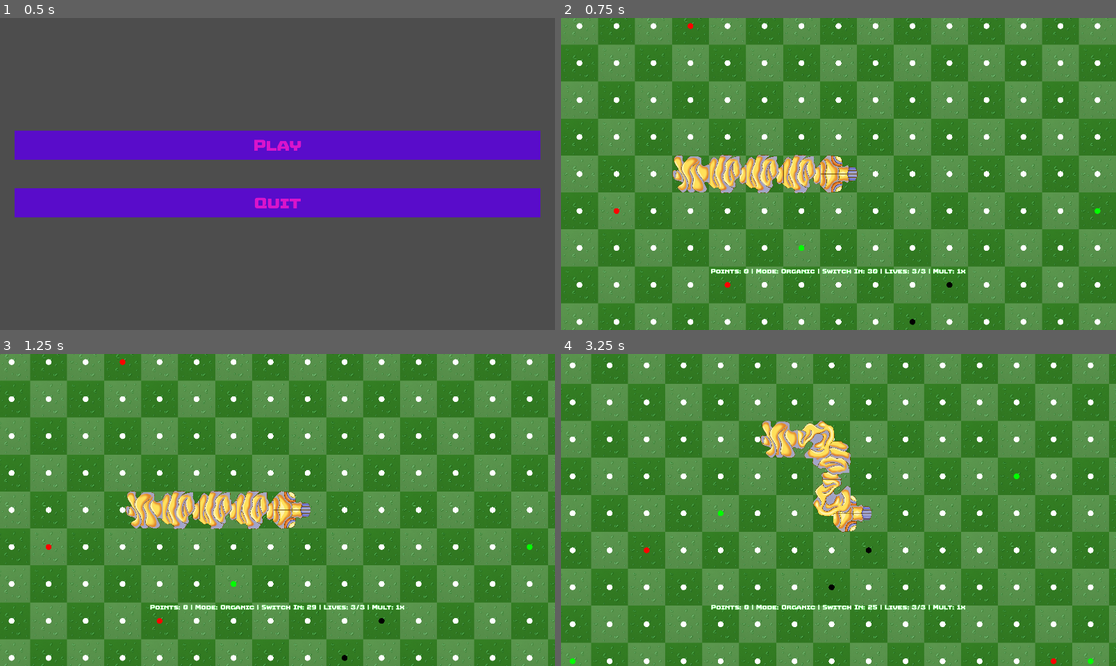
Above: before the commit, frames 1-4 (two rows, left to right).
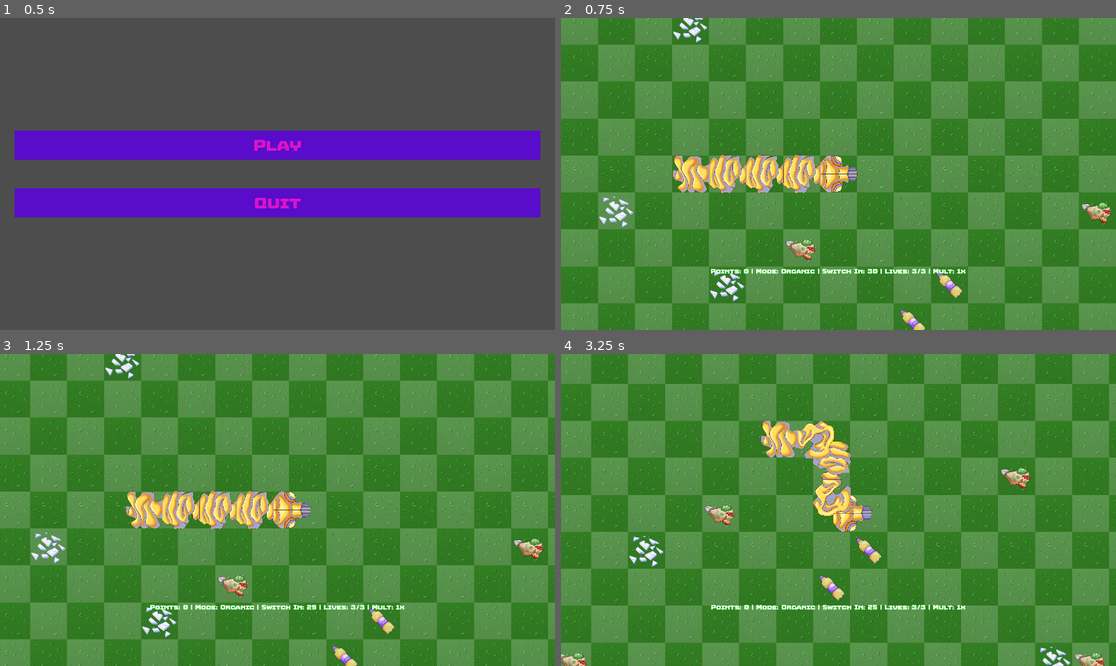
Above: after the commit, the same moments.

Repository: istamarahsan/s3rpent
Game: Godot game, scene res://root.tscn
Same seed, same stepped clock (60 frames per second), same inputs: the game is played once before the commit and once after it.
Inputs:
- Up to frame 1 (0.5 s): no input
- Up to frame 2 (0.75 s): click "Play" at 0.5 s
- Up to frame 3 (1.25 s): no input
- Up to frame 4 (3.25 s): hold Right (ui_right) 1.28-2.03 s; hold Down (ui_down) 2.03-2.78 s; hold Right (ui_right) from 2.78 s (still down)

Frame 1 is identical in both runs. In frame 2, 3.4% of the frame differs, in the area x 2-100%, y 0-100%; in frame 3, 3.4%; in frame 4, 3.5%, in the area x 0-98%, y 2-100%.

Commit message:
world with ground and trash tiles

Diff:
--- a/presentation/presentation.gd
+++ b/presentation/presentation.gd
@@ -11,7 +11,7 @@
 var snake_head: SnakeSegment
 
 func _ready():
-	$Bg.position = Vector2(tile_size/2, tile_size/2)
+	$World.position = Vector2(tile_size/2, tile_size/2)
 	$BoardCanvas.configure(tile_size)
 	snake_head = snake_segment_scene.instantiate() as SnakeSegment
 	snake_head.setType(SnakeSegment.SegmentType.Head)
@@ -19,9 +19,6 @@
 
 func _process(_delta):
 	$Camera2D.position = snake_head.position
-
-func _on_state_hook_init():
-	$Bg.create(Vector2i(-state_hook.handle.world_span-1, -state_hook.handle.world_span-1), Vector2i(state_hook.handle.world_span-1, state_hook.handle.world_span-1))
 
 func _on_state_hook_updated():
 	if active_segments.size() < state_hook.handle.snake_state.tail.size():
--- a/presentation/presentation.tscn
+++ b/presentation/presentation.tscn
@@ -3,17 +3,14 @@
 [ext_resource type="Script" path="res://presentation/presentation.gd" id="1_chn3l"]
 [ext_resource type="Script" path="res://presentation/components/board_canvas/board_canvas.gd" id="2_ckhpm"]
 [ext_resource type="PackedScene" uid="uid://uuayuxs0asq3" path="res://presentation/snake_segment_basic.tscn" id="2_h5g20"]
-[ext_resource type="PackedScene" uid="uid://daic7uqk7s8hb" path="res://world/background_checkerboard.tscn" id="3_udkh1"]
 [ext_resource type="Script" path="res://hooks/state_hook.gd" id="4_xf8xl"]
 [ext_resource type="Script" path="res://hooks/scheduler_hook.gd" id="6_ehmij"]
+[ext_resource type="PackedScene" uid="uid://irjrthrlapp7" path="res://world/world.tscn" id="7_sxa72"]
 
 [node name="Presentation" type="Node2D"]
 script = ExtResource("1_chn3l")
 tile_size = 128
 snake_segment_scene = ExtResource("2_h5g20")
-
-[node name="Bg" parent="." instance=ExtResource("3_udkh1")]
-position = Vector2(64, 64)
 
 [node name="BoardCanvas" type="Node2D" parent="."]
 script = ExtResource("2_ckhpm")
@@ -21,6 +18,9 @@
 
 [node name="StateHook" type="Node" parent="BoardCanvas"]
 script = ExtResource("4_xf8xl")
+
+[node name="World" parent="." instance=ExtResource("7_sxa72")]
+position = Vector2(64, 64)
 
 [node name="Camera2D" type="Camera2D" parent="."]
 ignore_rotation = false
--- a/world/dual_tile.tres
+++ b/world/dual_tile.tres
@@ -1,17 +1,29 @@
-[gd_resource type="TileSet" load_steps=4 format=3 uid="uid://ch2emyu4h73qt"]
+[gd_resource type="TileSet" load_steps=6 format=3 uid="uid://ch2emyu4h73qt"]
 
 [ext_resource type="Texture2D" uid="uid://cw7bo8itaj45e" path="res://assets/world/tileset.png" id="1_m7nn7"]
+[ext_resource type="Texture2D" uid="uid://d20pk481lsagf" path="res://assets/world/trash-tileset.png" id="2_b0awm"]
 
 [sub_resource type="TileMapPattern" id="TileMapPattern_jtywh"]
 tile_data = PackedInt32Array(0, 0, 0, 65536, 65536, 0, 1, 65536, 0, 65537, 0, 0)
 
 [sub_resource type="TileSetAtlasSource" id="TileSetAtlasSource_qgb4j"]
+resource_name = "ground"
 texture = ExtResource("1_m7nn7")
 texture_region_size = Vector2i(128, 128)
 1:0/0 = 0
 0:0/0 = 0
 
+[sub_resource type="TileSetAtlasSource" id="TileSetAtlasSource_e3il8"]
+resource_name = "trash"
+texture = ExtResource("2_b0awm")
+texture_region_size = Vector2i(128, 128)
+0:0/0 = 0
+1:0/0 = 0
+2:0/0 = 0
+3:0/0 = 0
+
 [resource]
 tile_size = Vector2i(128, 128)
 sources/0 = SubResource("TileSetAtlasSource_qgb4j")
+sources/1 = SubResource("TileSetAtlasSource_e3il8")
 pattern_0 = SubResource("TileMapPattern_jtywh")
--- /dev/null
+++ b/world/plastic.tres
@@ -0,0 +1,16 @@
+[gd_resource type="TileSet" load_steps=3 format=3 uid="uid://cp2tw04i6m4s4"]
+
+[ext_resource type="Texture2D" uid="uid://d20pk481lsagf" path="res://assets/world/trash-tileset.png" id="1_bwh27"]
+
+[sub_resource type="TileSetAtlasSource" id="TileSetAtlasSource_h8cls"]
+texture = ExtResource("1_bwh27")
+texture_region_size = Vector2i(128, 128)
+use_texture_padding = false
+3:0/0 = 0
+2:0/0 = 0
+1:0/0 = 0
+0:0/0 = 0
+
+[resource]
+tile_size = Vector2i(128, 128)
+sources/0 = SubResource("TileSetAtlasSource_h8cls")
--- /dev/null
+++ b/world/world.gd
@@ -0,0 +1,37 @@
+extends Node2D
+
+@onready var tilemap: TileMap = $TileMap as TileMap
+@onready var state_hook: StateHook = $StateHook as StateHook
+
+func _on_state_hook_initialized():
+	_create_world(Vector2i(-state_hook.handle.world_span-1, -state_hook.handle.world_span-1), Vector2i(state_hook.handle.world_span-1, state_hook.handle.world_span-1))
+
+func _on_state_hook_updated():
+	tilemap.clear_layer(1)
+	for food in state_hook.handle.food_states:
+		if food.is_eaten:
+			continue
+		_set_cell_food(food.position - Vector2i.ONE, food.polarity)
+
+func _create_world(from: Vector2i, to: Vector2i):
+	for x in range(from.x, to.x+1):
+		for y in range(from.y, to.y+1):
+			var alt: bool = (x + y) % 2 == 0
+			tilemap.set_cell(
+				0,
+				Vector2i(x, y),
+				0,
+				Vector2i(0,0) if alt else Vector2i(1,0)
+				)
+
+func _set_cell_food(cell_position: Vector2i, polarity: CybersnakeGame.Polarity):
+	var source_id: int = 1
+	var atlas_coordinate: Vector2i
+	match polarity:
+		CybersnakeGame.Polarity.Organic:
+			atlas_coordinate = Vector2i(2, 0)
+		CybersnakeGame.Polarity.Paper:
+			atlas_coordinate = Vector2i(0, 0)
+		CybersnakeGame.Polarity.Plastic:
+			atlas_coordinate = Vector2i(3, 0)
+	tilemap.set_cell(1, cell_position, source_id, atlas_coordinate)
--- /dev/null
+++ b/world/world.tscn
@@ -0,0 +1,26 @@
+[gd_scene load_steps=4 format=3 uid="uid://irjrthrlapp7"]
+
+[ext_resource type="Script" path="res://hooks/state_hook.gd" id="1_k50ys"]
+[ext_resource type="Script" path="res://world/world.gd" id="1_pvxfe"]
+[ext_resource type="TileSet" uid="uid://ch2emyu4h73qt" path="res://world/dual_tile.tres" id="3_ey07y"]
+
+[node name="World" type="Node2D"]
+script = ExtResource("1_pvxfe")
+
+[node name="StateHook" type="Node" parent="."]
+script = ExtResource("1_k50ys")
+
+[node name="TileMap" type="TileMap" parent="."]
+tile_set = ExtResource("3_ey07y")
+format = 2
+layer_0/name = "ground"
+layer_1/name = "food"
+layer_1/enabled = true
+layer_1/modulate = Color(1, 1, 1, 1)
+layer_1/y_sort_enabled = false
+layer_1/y_sort_origin = 0
+layer_1/z_index = 0
+layer_1/tile_data = PackedInt32Array()
+
+[connection signal="initialized" from="StateHook" to="." method="_on_state_hook_initialized"]
+[connection signal="updated" from="StateHook" to="." method="_on_state_hook_updated"]
Binary file added: assets/world/trash-tileset.png
Not shown, added: assets/world/trash-tileset.png.import
